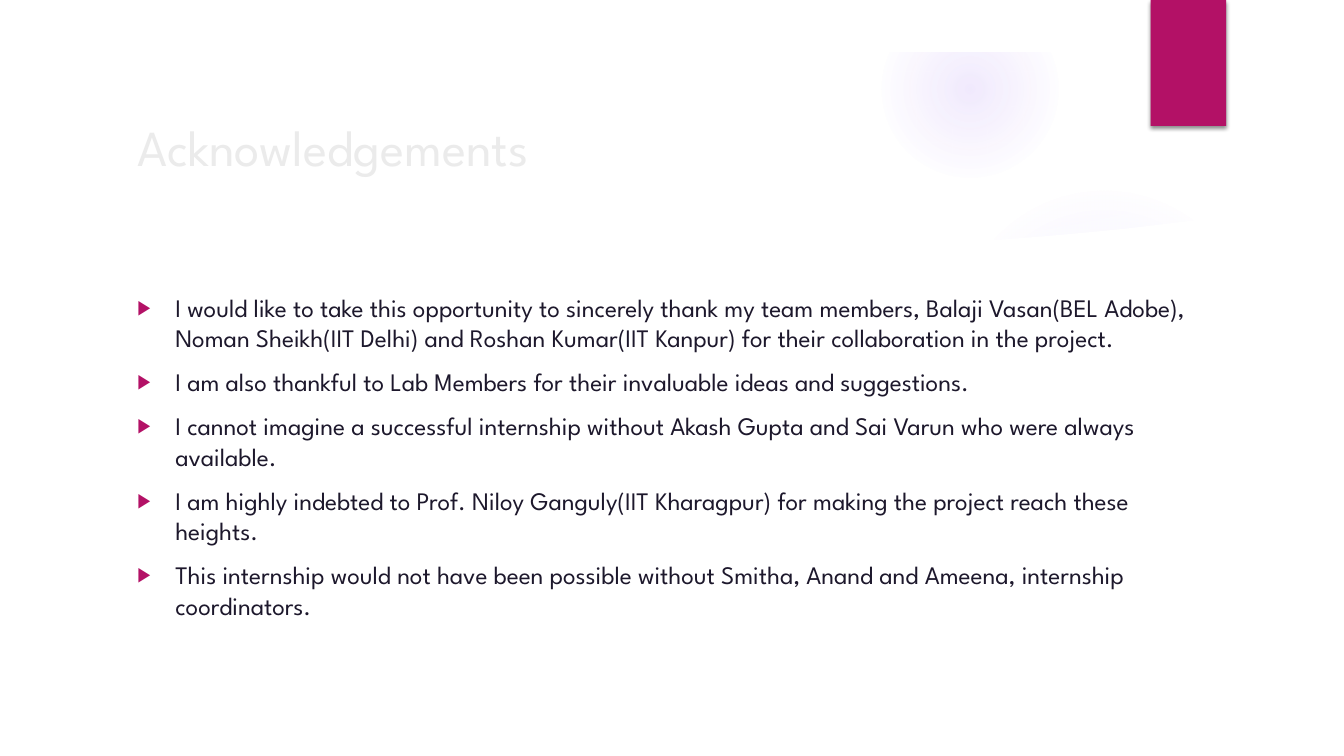
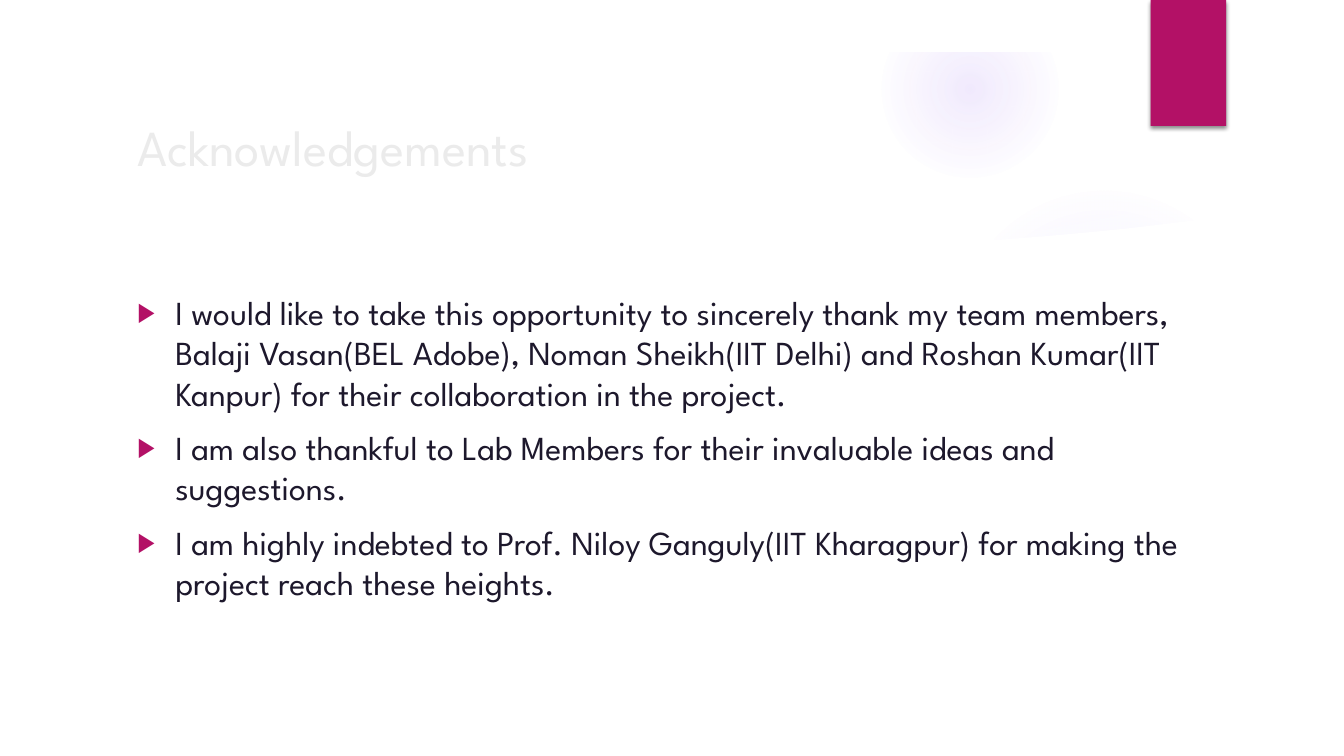
Before and after one commit to saurabhvermaaaa/Adobe-Internship, a slide deck: slide 2 of Internship 2016.pptx. Drawn at 1344x756 pixels with LibreOffice and Linux fonts; fonts in the diff are those of the drawing; background and template pictures are left out. Boxes give left, top, right and bottom in pixels: in the first picture for what was removed or moved away, otherwise in the second. Text is boxed around its words. In the diff, an @@ line names an element or a change of style, - is before the commit and + after.

```diff
--- a/Internship 2016.pptx
+++ b/Internship 2016.pptx
@@ text "I would like to take ..." at [175, 302, 1178, 603]: size 18 to 24 pt @@
@@ text at [175, 417, 1134, 467]: paragraph removed @@
-▶ I cannot imagine a successful internship without Akash Gupta and Sai Varun who were always available.
@@ text at [175, 566, 1124, 616]: paragraph removed @@
-▶ This internship would not have been possible without Smitha, Anand and Ameena, internship coordinators.
```
Also in this commit, not shown: 4 other slides changed, 15 slides added, 6 slides removed, 9 other files.
